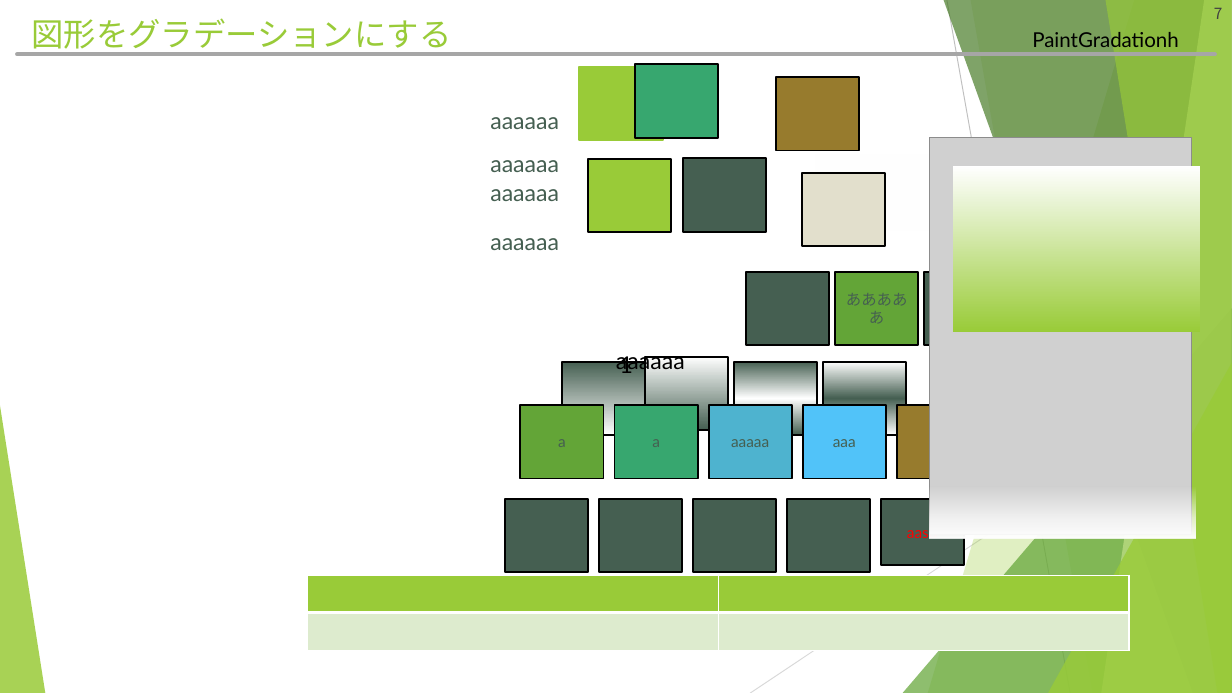
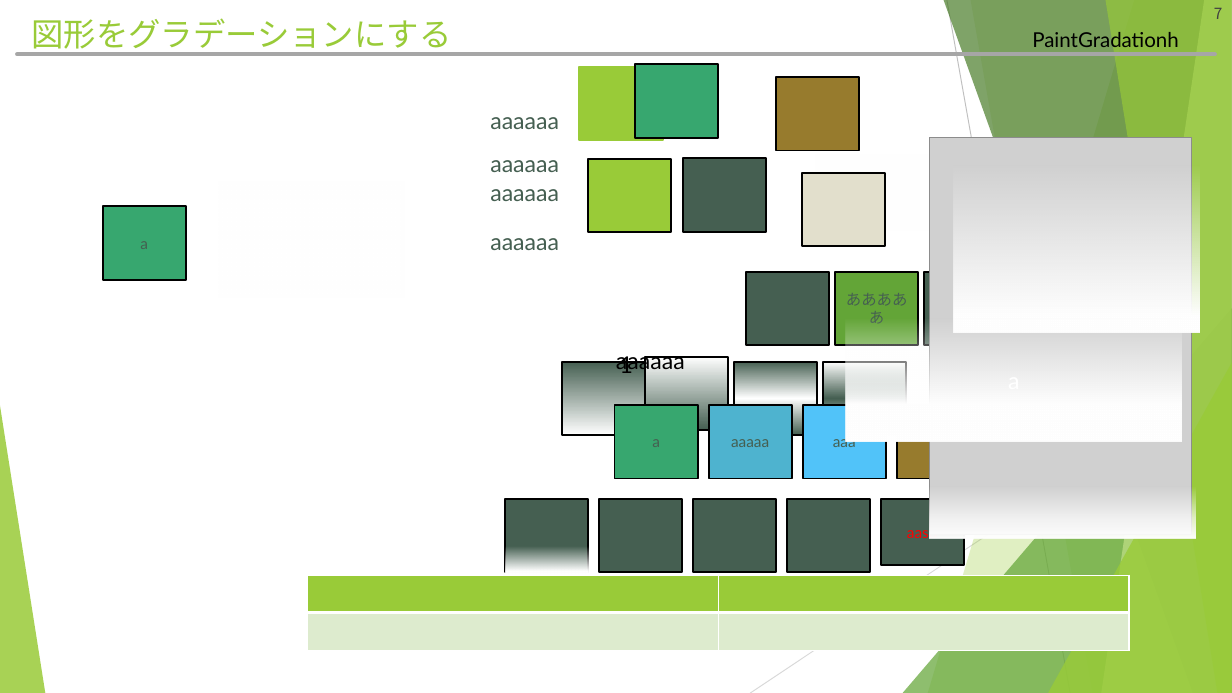
Before and after one commit to hitsuji-ga-u/pawapo, a slide deck: slide 7 of slide/customUI_debug.pptm. Drawn at 1232x693 pixels with LibreOffice and Linux fonts; fonts in the diff are those of the drawing; grey boxes stand for pictures. Boxes give left, top, right and bottom in pixels: in the first picture for what was removed or moved away, otherwise in the second. Text is boxed around its words. In the diff, an @@ line names an element or a change of style, - is before the commit and + after.

```diff
--- a/slide/customUI_debug.pptm
+++ b/slide/customUI_debug.pptm
@@ freeform shape at [954, 165, 1201, 333]: fill gradient #99CB38 to #FFFFFF to gradient #FFFFFF @@
@@ rectangle "a": place and size @@
-rectangle "a" at [520, 405, 604, 479]
+rectangle "a" at [103, 206, 186, 280]
@@ rectangle "a" at [103, 206, 186, 280]: fill #63A537 to #37A76F @@
@@ rectangle added at [846, 319, 1182, 442], fill gradient #FFFFFF @@
@@ text in rectangle at [931, 434, 946, 442]: text added @@
+aa
@@ rectangle added at [506, 547, 589, 574], fill gradient #FFFFFF @@
```
Also in this commit, not shown: 1 slide added, 1 slide removed, 8 other files.
